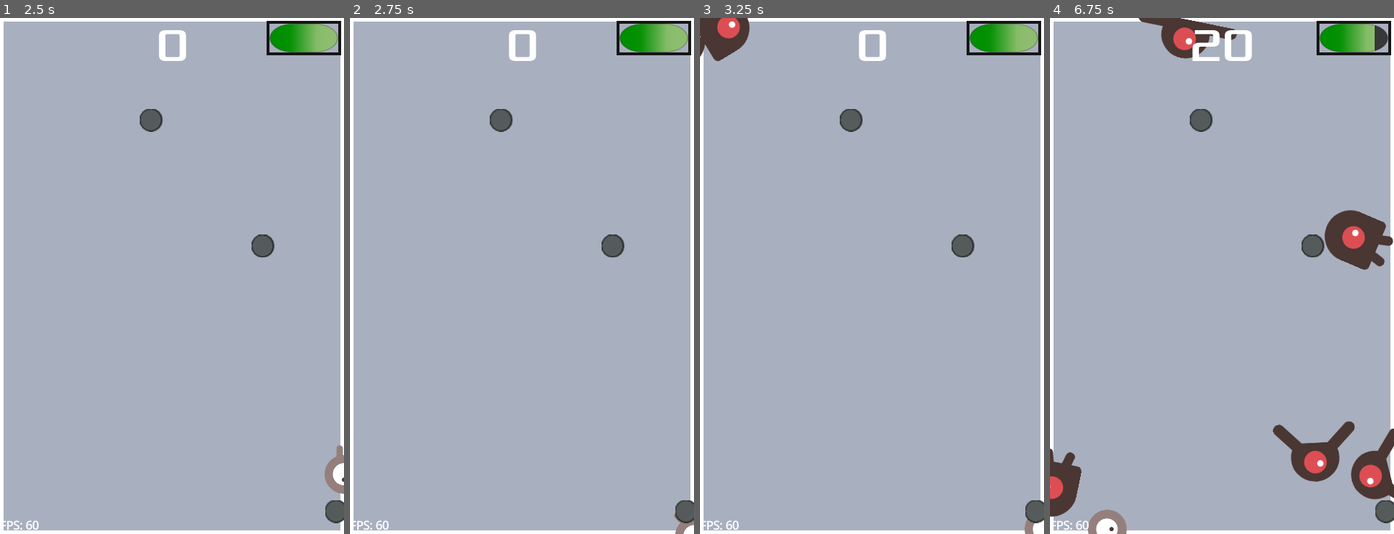
Above: before the commit, frames 1-4 (left to right).
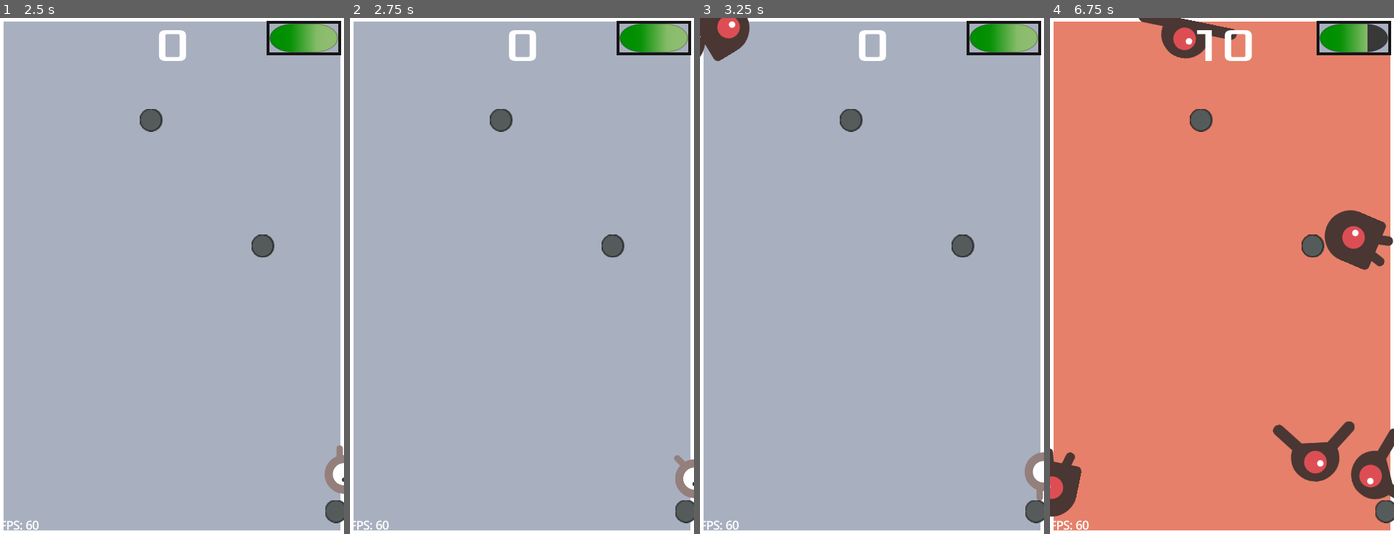
Above: after the commit, the same moments.

Repository: ArcanumDieM/DodgeTheCreepsTutorial
Game: Godot game, scene res://main.tscn
Same seed, same stepped clock (60 frames per second), same inputs: the game is played once before the commit and once after it.
Inputs (mouse positions are in pixels of both pictures, inside the frame that each line leads up to):
- Up to frame 1 (2.5 s): click "START" at 0.5 s; tap Enter at 1.25 s; move the mouse to (247, 250) at 1.27 s; hold Right (move_right) 1.28-2.03 s; move the mouse to (103, 301) at 2.02 s; hold Down (move_down) from 2.03 s (still down)
- Up to frame 2 (2.75 s): keep holding Down (move_down)
- Up to frame 3 (3.25 s): move the mouse to (906, 162) at 2.77 s; release Down (move_down) at 2.78 s; hold Right (move_right) from 2.78 s (still down)
- Up to frame 4 (6.75 s): move the mouse to (1204, 379) at 3.52 s; release Right (move_right) at 3.53 s; hold Up (move_up) 3.53-4.28 s; move the mouse to (1325, 353) at 4.27 s; hold Left (move_left) 4.28-5.78 s; move the mouse to (1118, 198) at 5.02 s; move the mouse to (1239, 276) at 5.77 s; hold Down (move_down) 5.78-6.53 s; move the mouse to (1170, 147) at 6.52 s; hold Right (move_right) from 6.53 s (still down)

Frame 1 is identical in both runs. In frame 2, 0.4% of the frame differs, in the area x 94-100%, y 84-100%; in frame 3, 0.4%; in frame 4, 89%, in the area x 1-99%, y 0-100%.

Commit message:
Player is now a character body2d; fixed collisions

Diff:
--- a/player.gd
+++ b/player.gd
@@ -1,4 +1,4 @@
-extends Area2D
+extends CharacterBody2D
 
 signal hit
 signal dead
@@ -21,21 +21,23 @@
 
 # Called every frame. 'delta' is the elapsed time since the previous frame.
 func _process(delta: float) -> void:
-	var velocity = Vector2.ZERO # The player's movement vector.
+	var vel = Vector2.ZERO # The player's movement vector.
 
-	velocity.x += Input.get_axis("move_left", "move_right")
-	velocity.y += Input.get_axis("move_up", "move_down")
+	vel.x += Input.get_axis("move_left", "move_right")
+	vel.y += Input.get_axis("move_up", "move_down")
 
-	if velocity.length() > 0:
-		var angle = velocity.angle()
-		velocity.x *= abs(cos(angle))
-		velocity.y *= abs(sin(angle))
-		velocity *= speed
+	if vel.length() > 0:
+		var angle = vel.angle()
+		vel.x *= abs(cos(angle))
+		vel.y *= abs(sin(angle))
+		vel *= speed
 		$AnimatedSprite2D.play()
 	else:
 		$AnimatedSprite2D.stop()
 
-	self.position += velocity * delta
+	#self.position += velocity * delta
+	self.velocity = vel
+	self.move_and_slide()
 	if not debug.outbound_move:
 		self.position = self.position.clamp(Vector2.ZERO, world_map.size)
 
--- a/player.tscn
+++ b/player.tscn
@@ -36,9 +36,8 @@
 radius = 27.0
 height = 68.0
 
-[node name="Player" type="Area2D"]
+[node name="Player" type="CharacterBody2D"]
 collision_layer = 2
-collision_mask = 13
 script = ExtResource("1_sweqy")
 metadata/_edit_group_ = true
 
@@ -58,5 +57,12 @@
 limit_top = 0
 script = ExtResource("6_2hs0m")
 
-[connection signal="body_entered" from="." to="." method="_on_body_entered"]
+[node name="Area2D" type="Area2D" parent="."]
+collision_layer = 2
+collision_mask = 12
+
+[node name="CollisionShape2D" type="CollisionShape2D" parent="Area2D"]
+shape = SubResource("CapsuleShape2D_b26j0")
+
 [connection signal="timeout" from="InvincibleTimer" to="." method="_on_invincible_timer_timeout"]
+[connection signal="body_entered" from="Area2D" to="." method="_on_body_entered"]
